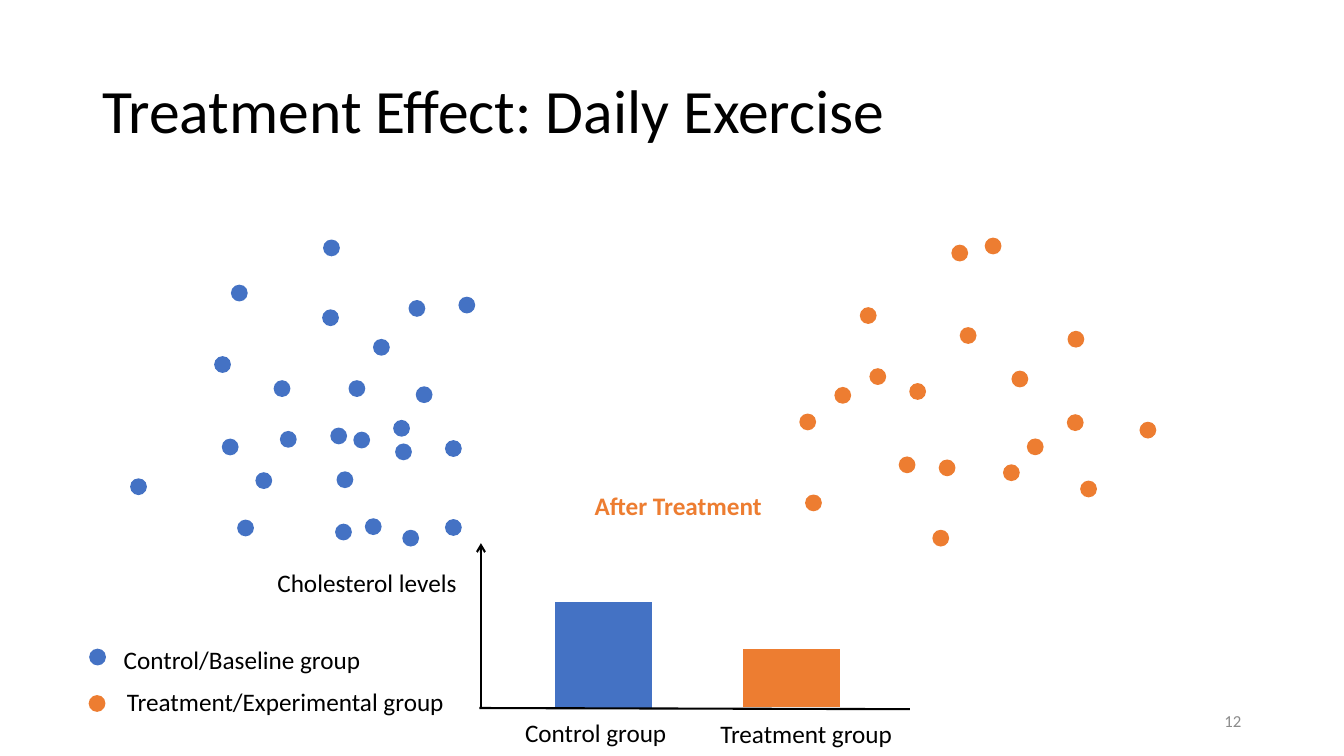
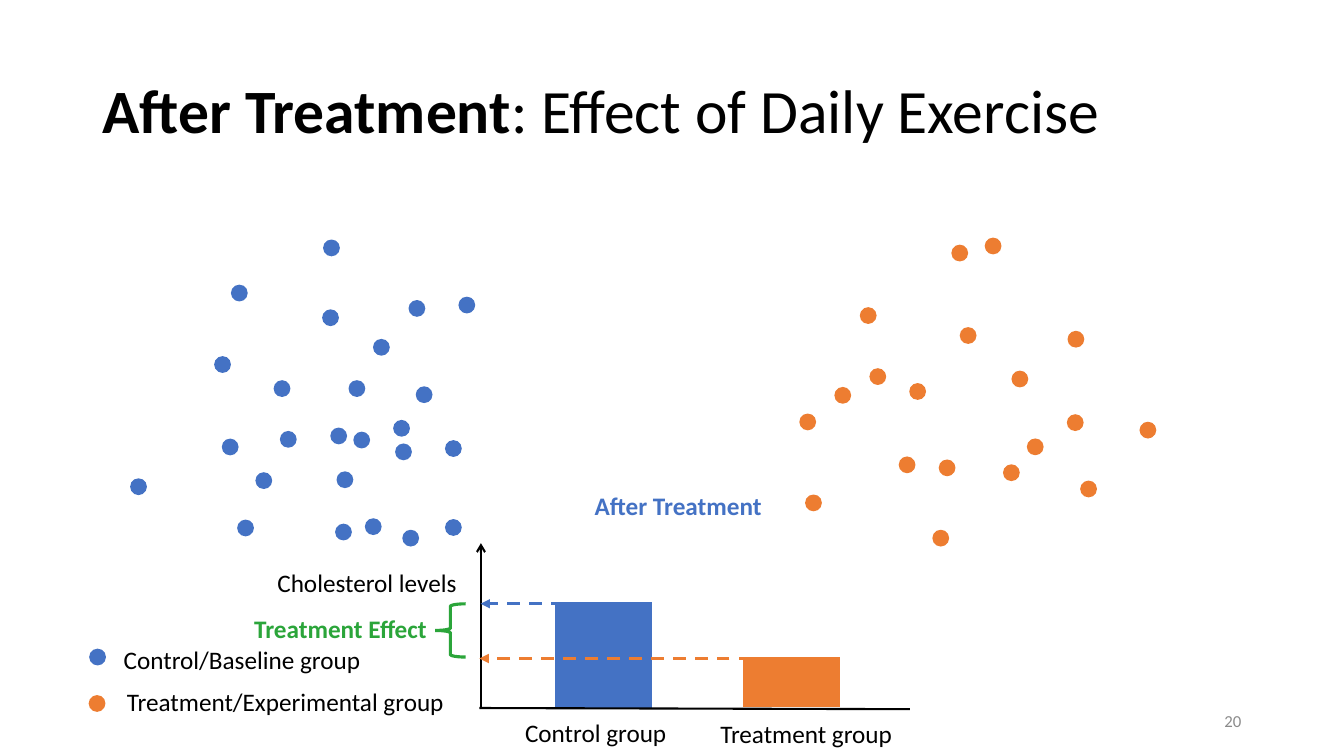
Before and after one commit to thuydtng/Adult-Education, a slide deck: slide 20 of Randomized Control Trial.pptx (slide 12 before the commit). Drawn at 1344x756 pixels with LibreOffice and Linux fonts; fonts in the diff are those of the drawing. Boxes give left, top, right and bottom in pixels: in the first picture for what was removed or moved away, otherwise in the second. Text is boxed around its words. In the diff, an @@ line names an element or a change of style, - is before the commit and + after.

```diff
--- a/Randomized Control Trial.pptx
+++ b/Randomized Control Trial.pptx
@@ title at (102,90,1099,143): text changed @@
-Treatment Effect: Daily Exercise
+After Treatment: Effect of Daily Exercise
@@ text "After Treatment" at (595,497,762,515): text colour #ED7D31 to #4472C4 @@
@@ text added at (254,620,426,638), 18 pt, text #2BA53A, bold @@
+Treatment Effect
@@ right brace added at (436,604,466,657), outline #2BA53A 2.25 pt @@
@@ arrow added from (651, 604) to (481, 604), #4472C4 2.25 pt dashed @@
@@ arrow added from (840, 658) to (480, 658), #ED7D31 2.25 pt dashed @@
@@ rectangle: place and size @@
-rectangle at (744,649,840,707)
+rectangle at (744,657,840,707)
@@ page number at (1224,716,1241,727): text changed @@
-12
+20
```
Also in this commit, not shown: 15 other slides changed, 8 slides added, 1 other file.
